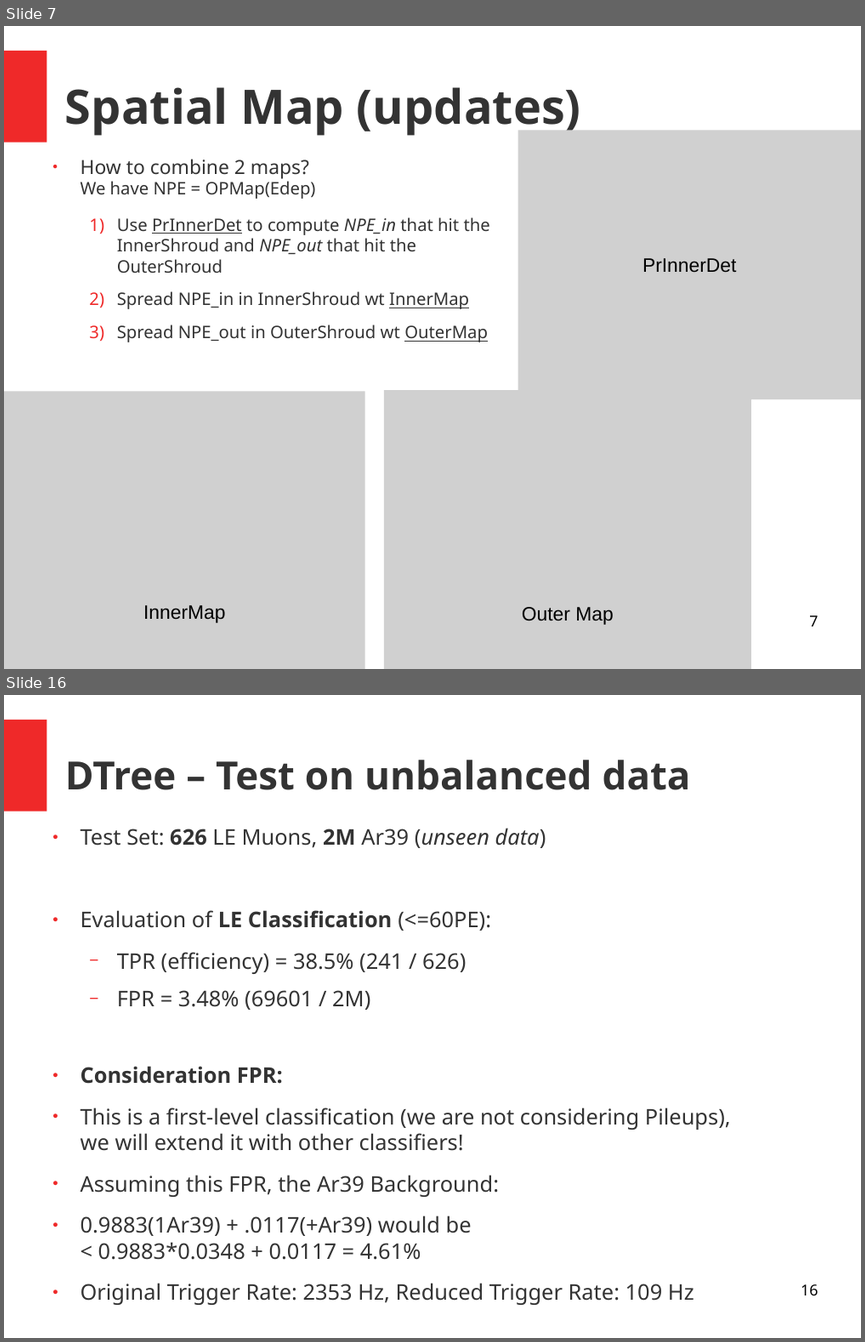
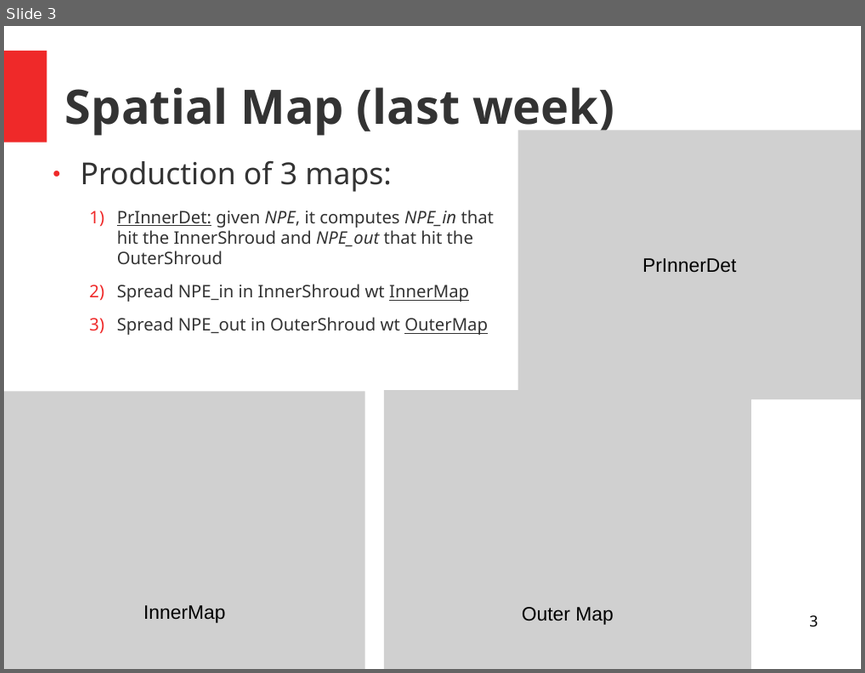
Before and after one commit to luigiberducci/ML4NP, a slide deck: Docs/meeting_ml4np_14lug2020.odp. Shown one above the other, each under a label of ours: slides 7 and 16 before the commit, slide 3 after it; the slides between them are not shown. The pictures are 865x1342 and 865x673 pixels, drawn with LibreOffice and Linux fonts; fonts in the diff are those of the drawing; grey boxes stand for pictures. Boxes give left, top, right and bottom in pixels: in the first picture for what was removed or moved away, otherwise in the second. Text is boxed around its words. In the diff, an @@ line names an element or a change of style, - is before the commit and + after.

```diff
--- a/Docs/meeting_ml4np_14lug2020.odp
+++ b/Docs/meeting_ml4np_14lug2020.odp
@@ slide 16 removed at (4,695,861,1338), background #FFFFFF; not listed: 1 template element that a slide beside it also shows @@
@@ title removed at (65,760,691,790) @@
-DTree – Test on unbalanced data
@@ text removed at (80,828,731,1304) @@
-● Test Set: 626 LE Muons, 2M Ar39 (unseen data)
-● Evaluation of LE Classification (<=60PE):
-  − TPR (efficiency) = 38.5% (241 / 626)
-  − FPR = 3.48% (69601 / 2M)
-● Consideration FPR:
-● This is a first-level classification (we are not considering Pileups),
-  we will extend it with other classifiers!
-● Assuming this FPR, the Ar39 Background:
-● 0.9883(1Ar39) + .0117(+Ar39) would be
-  < 0.9883*0.0348 + 0.0117 = 4.61%
-● Original Trigger Rate: 2353 Hz, Reduced Trigger Rate: 109 Hz
@@ page number removed at (800,1284,817,1296) @@
-16
@@ what was slide 7 is now slide 3 @@
@@ slide 3 changed as well @@
@@ title at (65,87,614,136): text changed @@
-Spatial Map (updates)
+Spatial Map (last week)
@@ text at (80,161,494,264): text changed @@
-● How to combine 2 maps?
-  We have NPE = OPMap(Edep)
-  1) Use PrInnerDet to compute NPE_in that hit the InnerShroud and NPE_out that hit the OuterShroud
+● Production of 3 maps:
+  1) PrInnerDet: given NPE, it computes NPE_in that hit the InnerShroud and NPE_out that hit the OuterShroud
@@ page number at (809,615,817,627): text changed @@
-7
+3
```
Also in this commit, not shown: 2 other slides changed, 7 slides added, 13 other slides removed.
